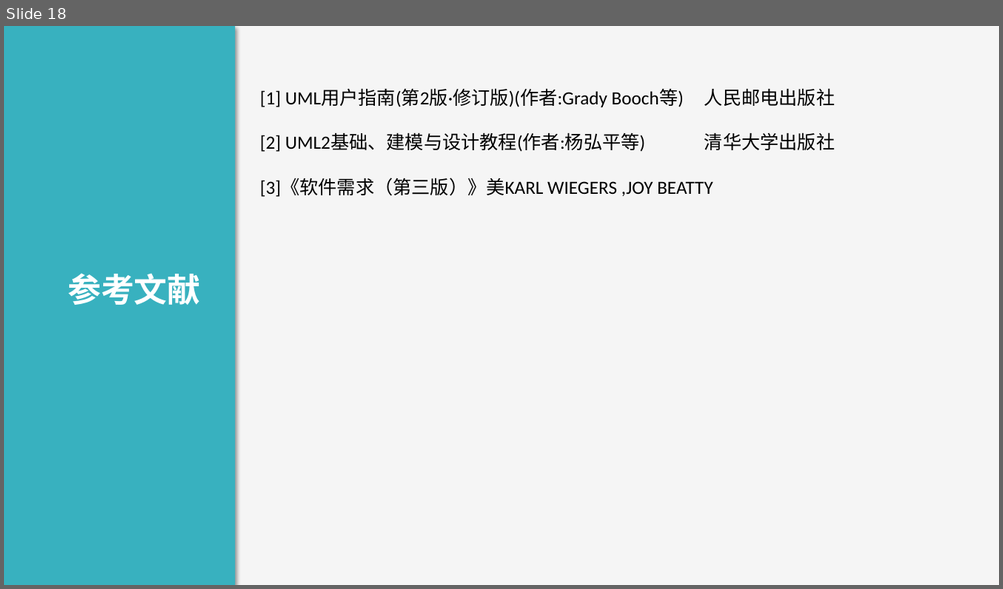
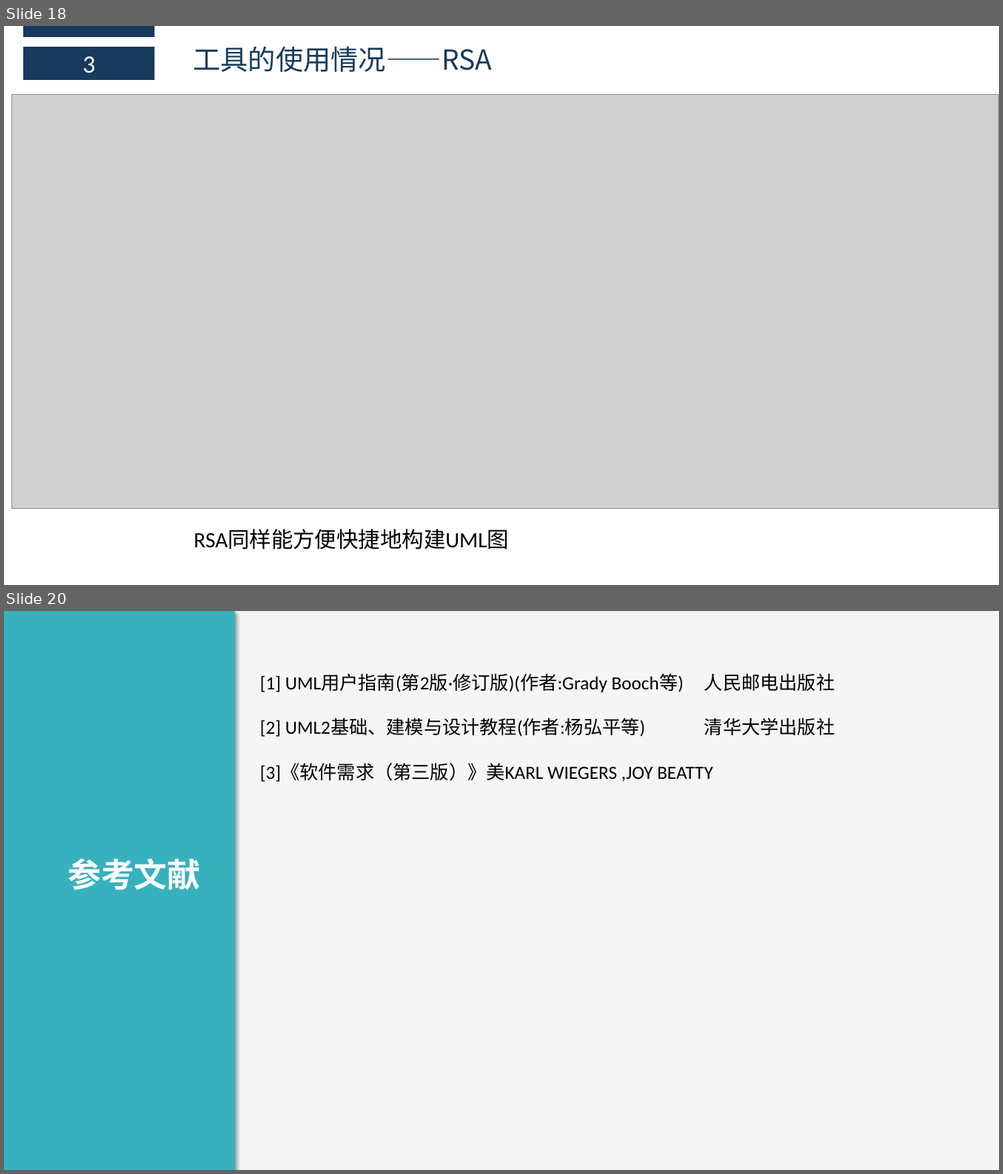
Before and after one commit to boboHh/AssistantTeaching, a slide deck: 受控文档/00-PPT/PRD2018-G11-UML基础4综合应用和问题解答.pptx. Shown one above the other, each under a label of ours: slide 18 before the commit, slides 18 and 20 after it; the slides between them are not shown. The pictures are 1003x589 and 1003x1174 pixels, drawn with LibreOffice and Linux fonts; fonts in the diff are those of the drawing; grey boxes stand for pictures. Boxes give left, top, right and bottom in pixels: in the first picture for what was removed or moved away, otherwise in the second. Text is boxed around its words. In the diff, an @@ line names an element or a change of style, - is before the commit and + after.

```diff
--- a/受控文档/00-PPT/PRD2018-G11-UML基础4综合应用和问题解答.pptx
+++ b/受控文档/00-PPT/PRD2018-G11-UML基础4综合应用和问题解答.pptx
@@ slide 18 added at (4, 26, 999, 585), background #FFFFFF @@
@@ rectangle added at (23, 26, 155, 37), fill #183A5D @@
@@ rectangle added at (23, 47, 155, 80), fill #183A5D, 24 pt, text #FFFFFF @@
+3
@@ text added at (193, 46, 492, 72), 26.6 pt, text #183A5D @@
+工具的使用情况——RSA
@@ picture added at (11, 95, 999, 509) @@
@@ text added at (193, 530, 509, 550), 21 pt, text #000000 @@
+RSA同样能方便快捷地构建UML图
@@ what was slide 18 is now slide 20 @@
```
Also in this commit, not shown: 1 other slide added, 1 other file.
